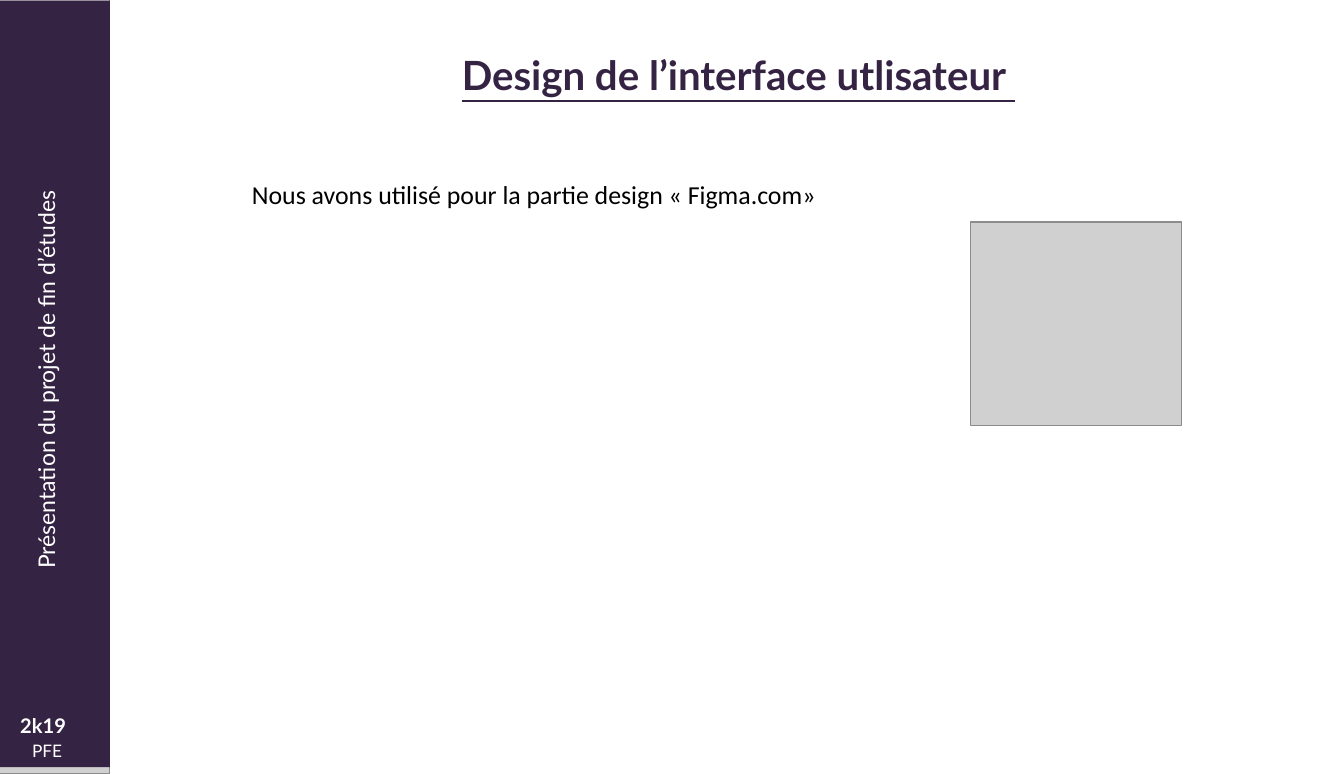
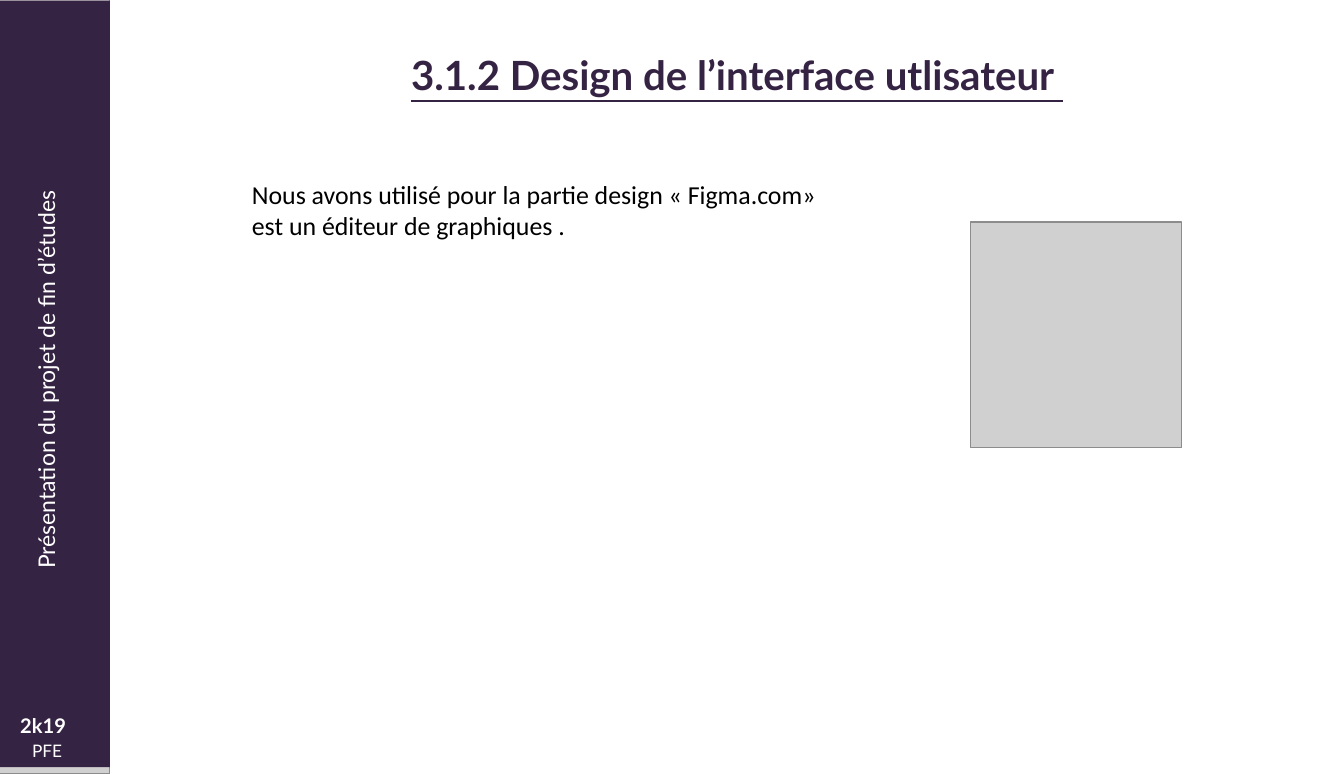
Before and after one commit to mjayari/PFE_Project, a slide deck: slide 12 of Présentation-PFE.pptx (slide 13 before the commit). Drawn at 1344x774 pixels with LibreOffice and Linux fonts; fonts in the diff are those of the drawing; grey boxes stand for pictures; background and template pictures are left out. Boxes give left, top, right and bottom in pixels: in the first picture for what was removed or moved away, otherwise in the second. Text is boxed around its words. In the diff, an @@ line names an element or a change of style, - is before the commit and + after.

```diff
--- a/Présentation-PFE.pptx
+++ b/Présentation-PFE.pptx
@@ text at (411, 59, 1054, 98): text changed @@
-Design de l’interface utlisateur
+3.1.2 Design de l’interface utlisateur
@@ text at (252, 217, 552, 240): paragraph added @@
+est un éditeur de graphiques .
@@ picture: place and size @@
-picture at (970, 222, 1182, 426)
+picture at (970, 222, 1182, 448)
```
Also in this commit, not shown: 22 other slides changed, 14 slides added, 2 slides removed, 3 other files.
